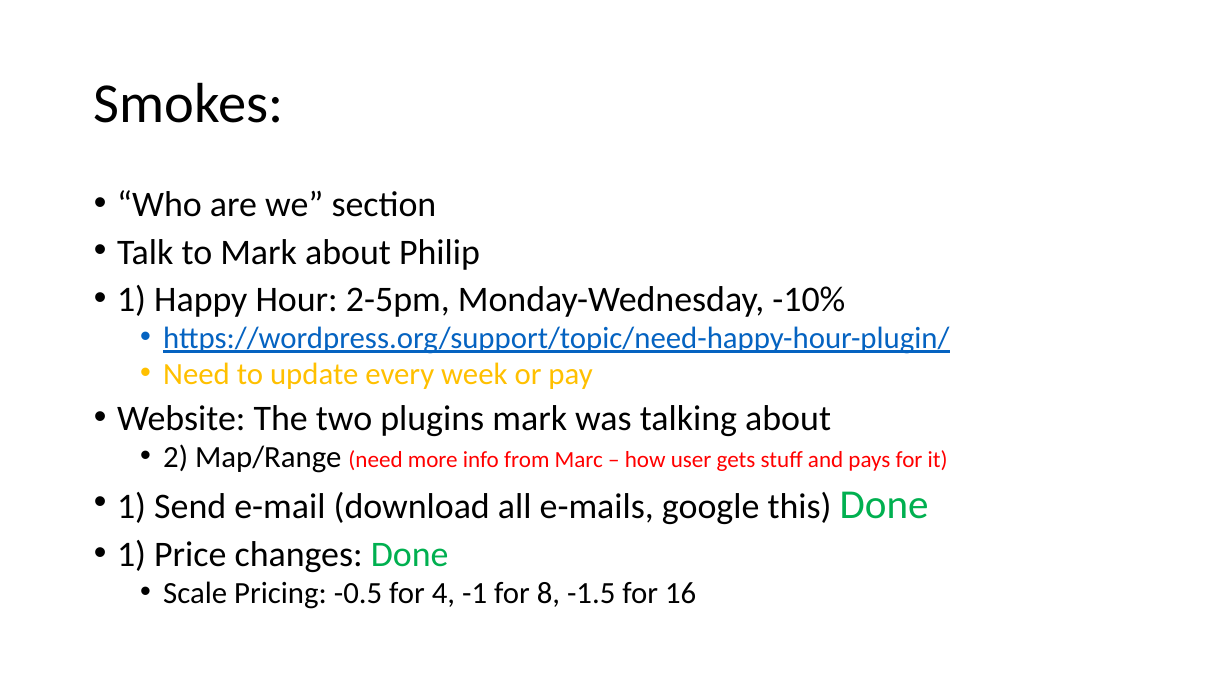
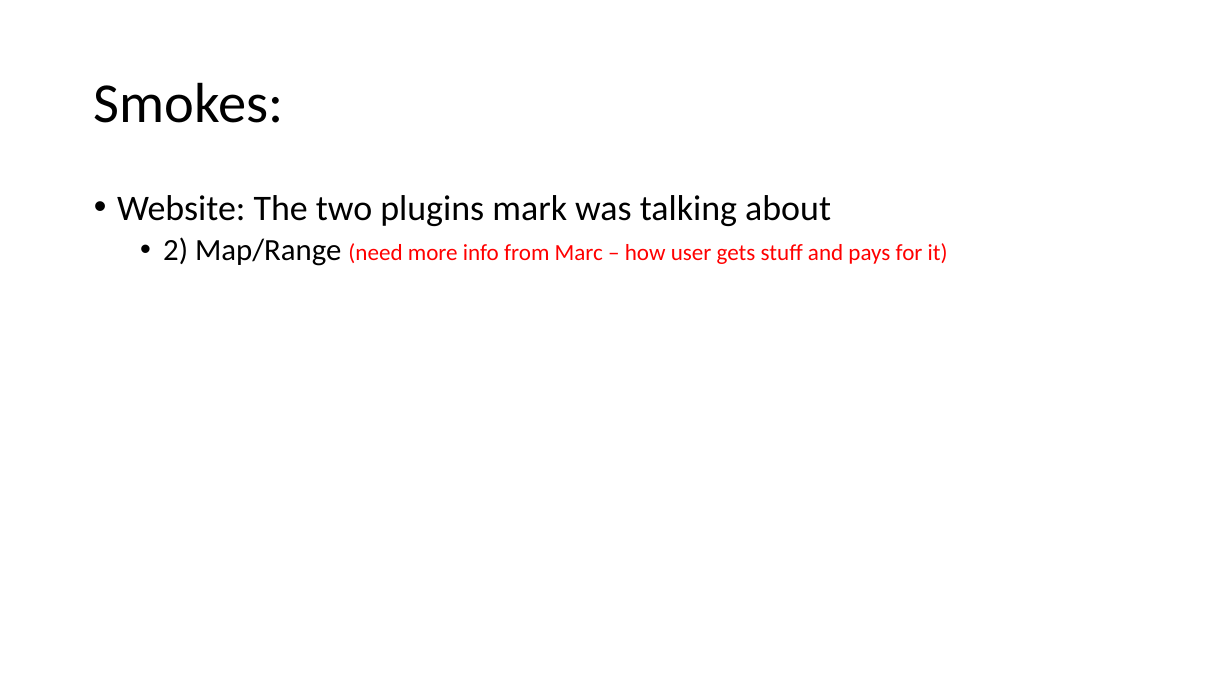
Before and after one commit to skasapis/Lysi_Website, a slide deck: slide 15 of Misc/icons.pptx (slide 17 before the commit). Drawn at 1232x693 pixels with LibreOffice and Linux fonts; fonts in the diff are those of the drawing. Boxes give left, top, right and bottom in pixels: in the first picture for what was removed or moved away, otherwise in the second. Text is boxed around its words. In the diff, an @@ line names an element or a change of style, - is before the commit and + after.

```diff
--- a/Misc/icons.pptx
+++ b/Misc/icons.pptx
@@ text "Website: The two plugins mark ..." at [117, 195, 948, 266]: line spacing 0.8 to 0.9 @@
@@ text at [117, 190, 949, 389]: paragraphs removed @@
-• “Who are we” section
-• Talk to Mark about Philip
-• 1) Happy Hour: 2-5pm, Monday-Wednesday, -10%
-  • https://wordpress.org/support/topic/need-happy-hour-plugin/
-  • Need to update every week or pay
@@ text at [117, 491, 929, 609]: paragraphs removed @@
-• 1) Send e-mail (download all e-mails, google this) Done
-• 1) Price changes: Done
-  • Scale Pricing: -0.5 for 4, -1 for 8, -1.5 for 16
```
Also in this commit, not shown: 2 slides removed, 9 other files.
